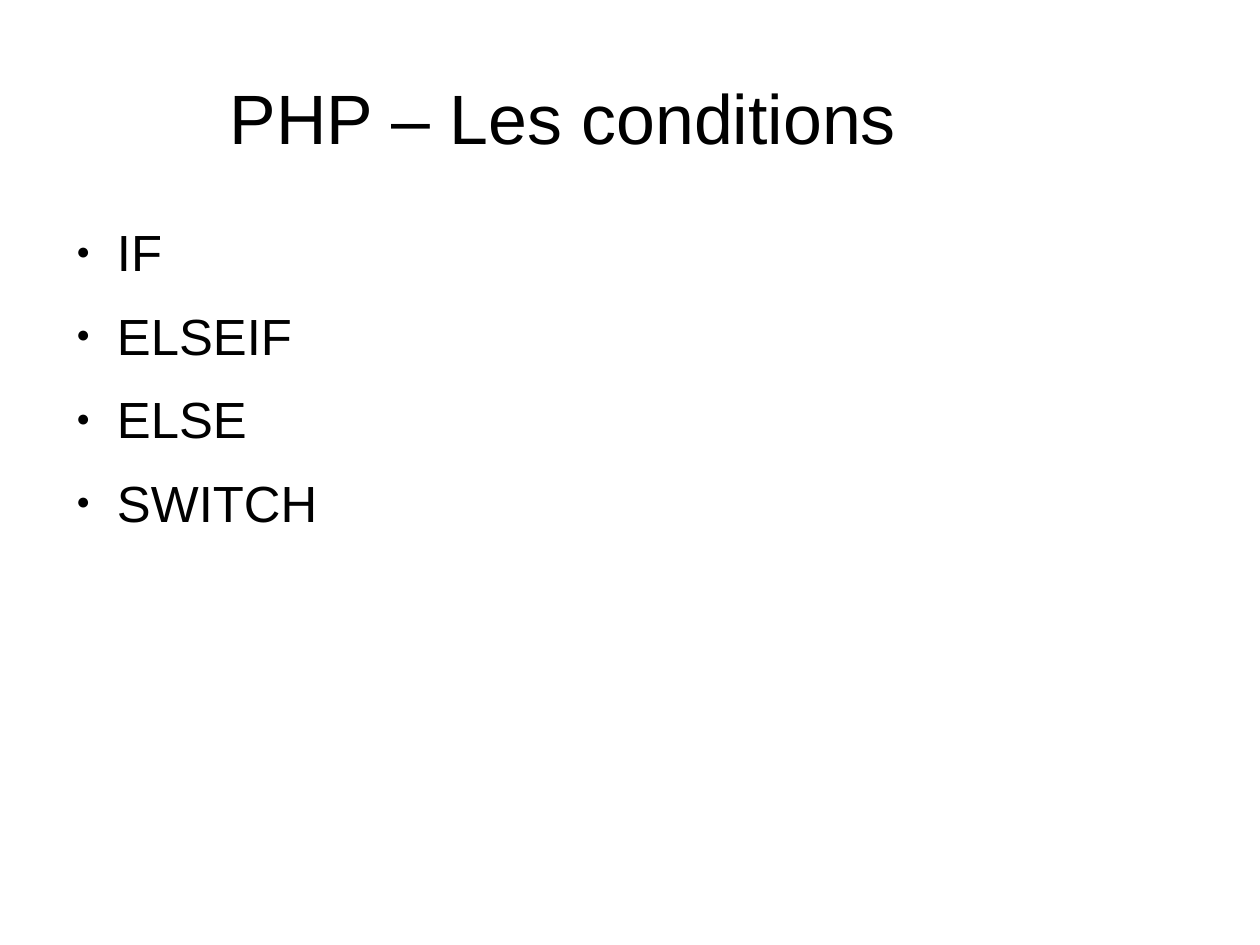
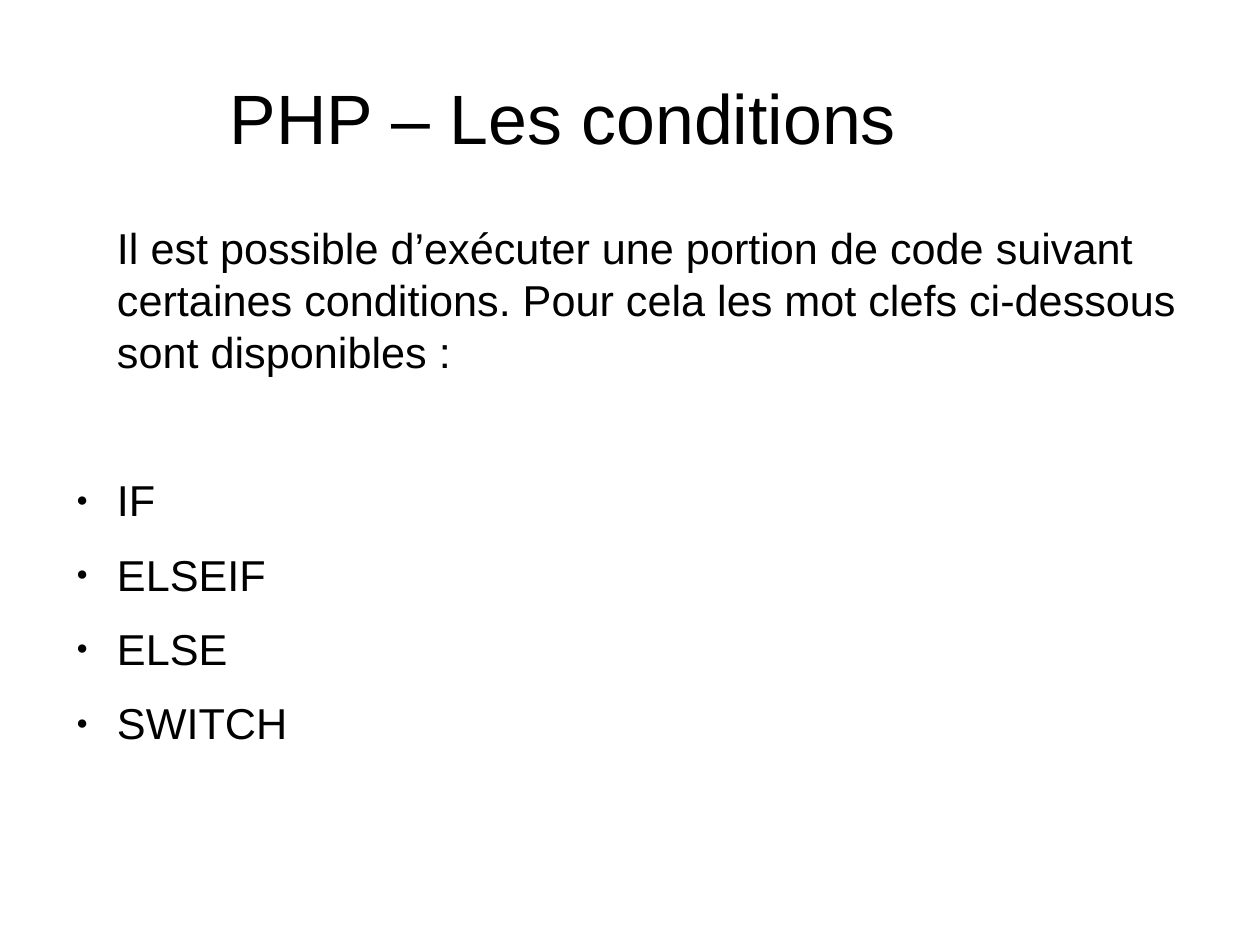
Before and after one commit to NicoM88/formation, a slide deck: slide 10 of PHP/formation.odp (slide 8 before the commit). Drawn at 1260x945 pixels with LibreOffice and Linux fonts; fonts in the diff are those of the drawing. Boxes give left, top, right and bottom in pixels: in the first picture for what was removed or moved away, otherwise in the second. Text is boxed around its words. In the diff, an @@ line names an element or a change of style, - is before the commit and + after.

```diff
--- a/PHP/formation.odp
+++ b/PHP/formation.odp
@@ text at (117, 232, 1175, 376): paragraph added @@
+Il est possible d’exécuter une portion de code suivant certaines conditions. Pour cela les mot clefs ci-dessous sont disponibles :
@@ text at (117, 486, 287, 740): size 32 to 27.2 pt in "IF", "ELSEIF", "ELSE", "SWITCH" @@
```
Also in this commit, not shown: 9 other slides changed, 3 slides added, 1 other file.
